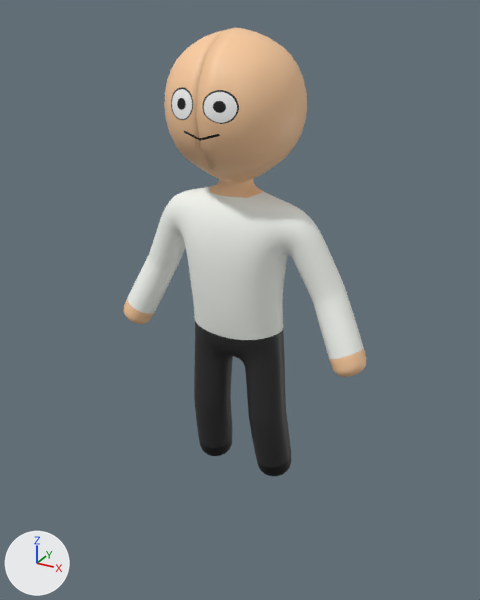
An edit to the FBX model Assets/Nankira/Models/character_Nankira_Advanced@Sitting Idle.fbx, drawn before and after from the same camera.
Camera for both pictures: a camera (50 mm lens) standing at (1.45, -2.61, 2.32) and looking at (-0.01, 0.05, 0.99). Arrows for +X, +Y and +Z are at lower left; the lights stay in place.
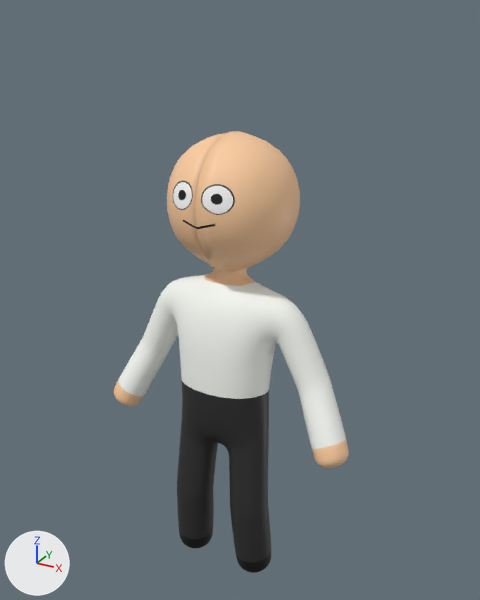
Location of each change, [x1, y1, x2, y2] in pixels of the pictures (480 x 600 px):
'Cylinder.008', surface changed, moved, turned
    before: [124, 27, 366, 477]
    after: [114, 131, 349, 573]
part 1 of me_cylinder_008, surface changed
    before: [192, 295, 283, 340]
    after: [181, 377, 269, 426]

The edits, one by one:
me_cylinder_008 has 2931 vertices, 2936 faces and spans x -0.68..0.68, y -0.32..0.32, z -0.01..2.25.
me_cylinder_008 is used by ob_cylinder_008; location (0.0, 0.0, 0.0).
me_cylinder_008 part 1: texture (UV) coordinates of 144 of 2936 faces, centred in x -0.23..0.23, y -0.15..0.18, z 0.88..1.01, changed; they spanned u 0.18..0.58, v 0.73..0.93 and now span u 0.12..0.24, v 0.47..0.48.
Object 'Cylinder.008' (ob_cylinder_008) moves from (0.0, 0.0, 0.0) to (0.031, -0.296, -0.404).
Object 'Cylinder.008' (ob_cylinder_008) turns from (0, 0, 0) to (-9.5, -2, -1.4) degrees about x, y and z.
